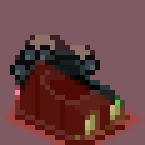
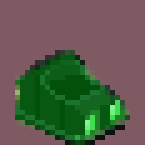
Layered file, before and after one edit (145px x 145px). Changes by layer:
added layer "Hotspot" (30%) above "Collider" over [15, 50, 130, 145]
hid "Collider" over [5, 60, 145, 145]
hid "GhostCar02.png" over [15, 45, 130, 145]
hid group "GhostCar03.png" (2 layers) over [15, 35, 130, 145]
hid "Layer 1" (1st of 2, in "GhostCar03.png") over [20, 35, 85, 110]
hid "Car" (1st of 2, in "GhostCar03.png") over [15, 50, 130, 145]
hid group "GhostCar04.png" (2 layers) over [10, 50, 130, 145]
hid "Layer 1" (2nd of 2, in "GhostCar04.png") over [10, 50, 65, 125]
hid "Car" (2nd of 2, in "GhostCar04.png") over [15, 50, 130, 145]
